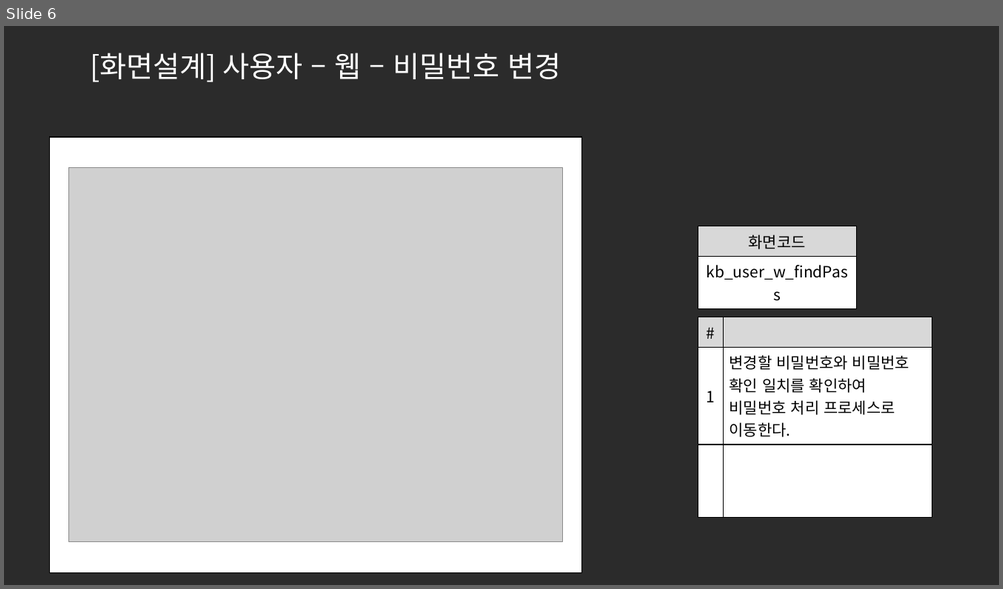
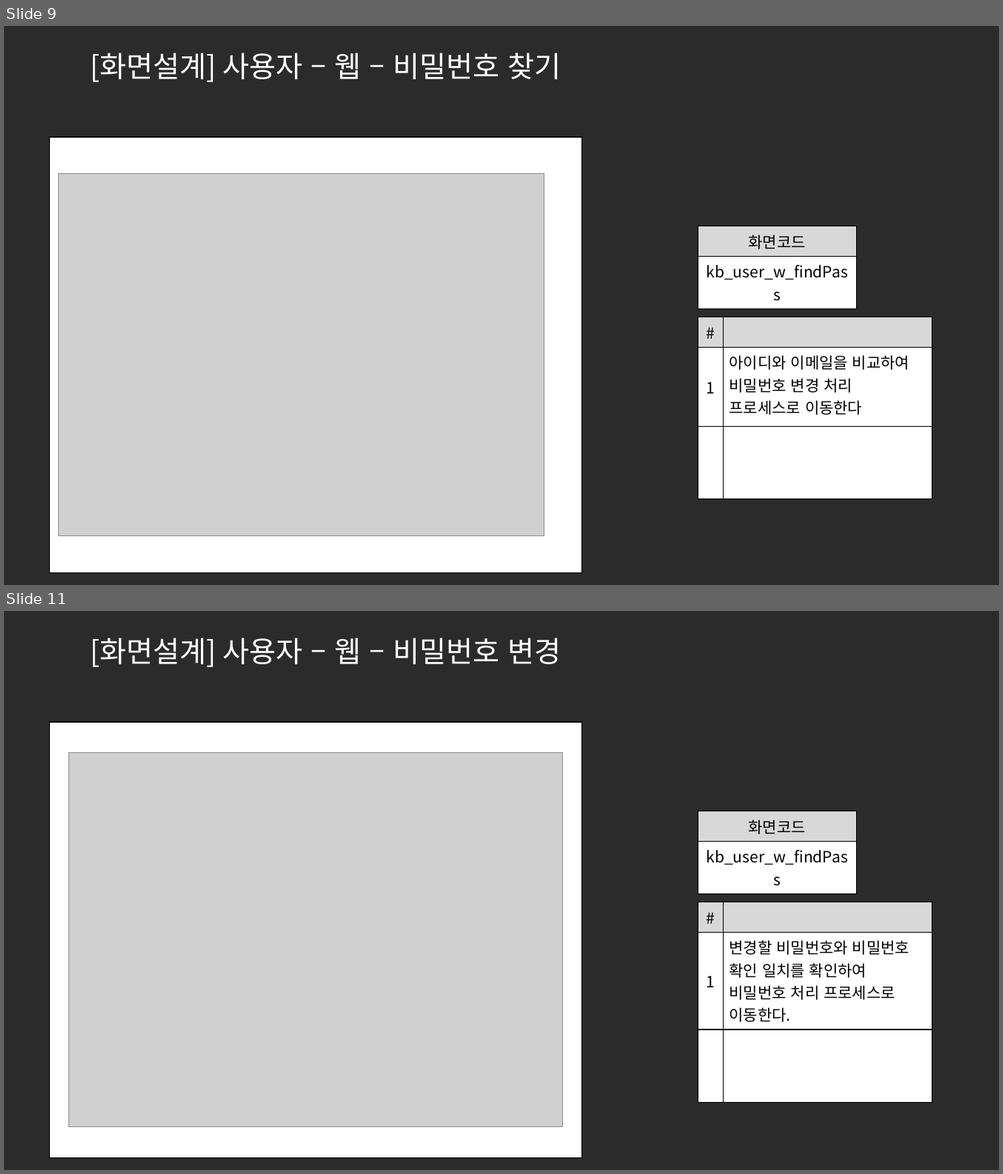
Before and after one commit to ezenteam2/e-Zone, a slide deck: 0 발표용 파워포인트/0424 4차발표/0424 project05 - 파워포인트 - 기범.pptx. Shown one above the other, each under a label of ours: slide 6 before the commit, slides 9 and 11 after it; the slides between them are not shown. The pictures are 1003x589 and 1003x1174 pixels, drawn with LibreOffice and Linux fonts; fonts in the diff are those of the drawing; grey boxes stand for pictures; background and template pictures are left out; a plain dark background stands for a picture behind light text. Boxes give left, top, right and bottom in pixels: in the first picture for what was removed or moved away, otherwise in the second. Text is boxed around its words. In the diff, an @@ line names an element or a change of style, - is before the commit and + after.

```diff
--- a/0 발표용 파워포인트/0424 4차발표/0424 project05 - 파워포인트 - 기범.pptx
+++ b/0 발표용 파워포인트/0424 4차발표/0424 project05 - 파워포인트 - 기범.pptx
@@ slide 9 added at <box>4,26,999,585</box>, background picture (left out) @@
@@ title added at <box>90,53,560,82</box>, 28 pt, text #FFFFFF @@
+[화면설계] 사용자 – 웹 – 비밀번호 찾기
@@ rectangle added at <box>50,137,582,574</box>, fill #FFFFFF, outline #000000 1 pt @@
@@ picture added at <box>59,174,544,537</box> @@
@@ table added at <box>698,227,856,283</box>, 2 rows, 1 columns @@
+화면코드
+kb_user_w_findPass
@@ table added at <box>698,318,932,499</box>, 3 rows, 2 columns @@
+# | 
+1 | 아이디와 이메일을 비교하여 비밀번호 변경 처리 프로세스로 이동한다
+ | 
@@ what was slide 6 is now slide 11 @@
```
Also in this commit, not shown: 1 slide changed, 15 other slides added, 1 other file.
